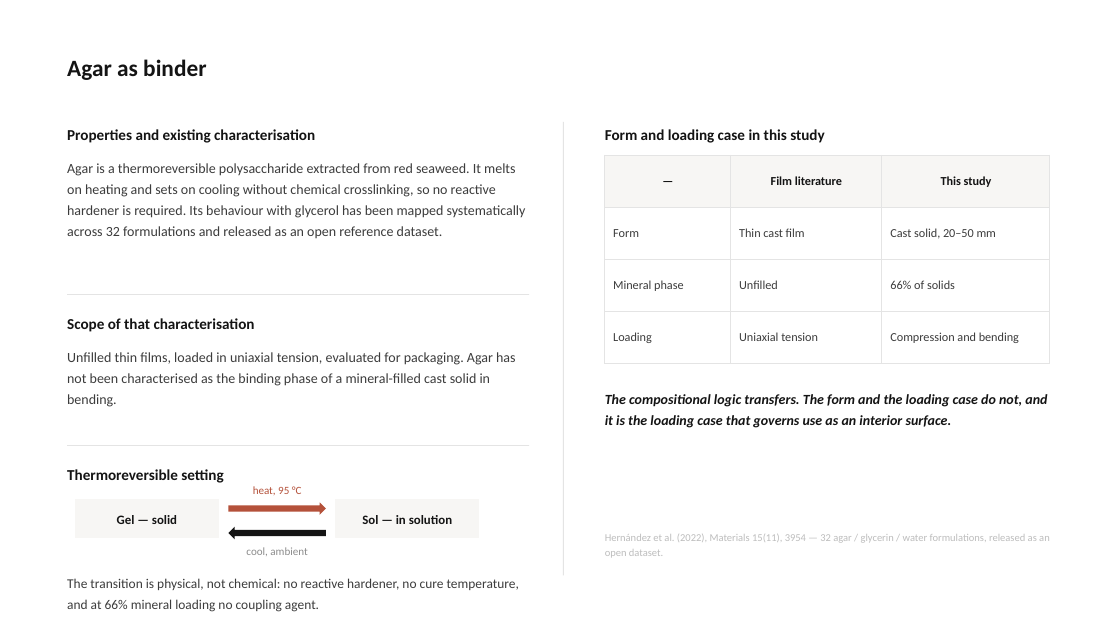
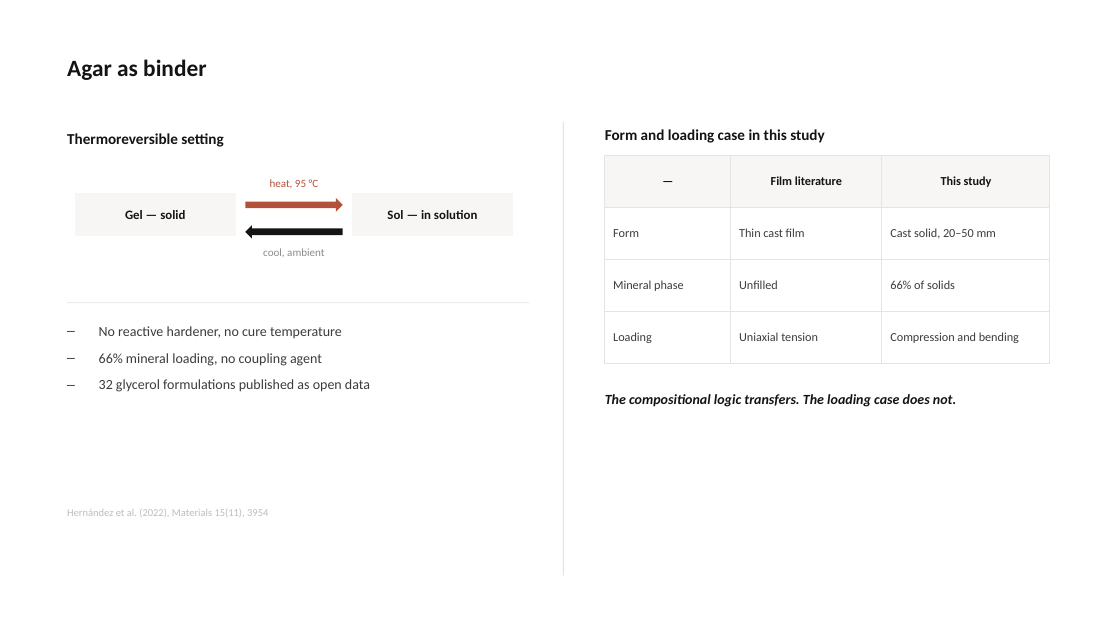
Before and after one commit to bunal91/sanat-ve-mekan, a slide deck: slide 4 of konferans-bildirisi/06-sunum/ICSMMEP26_Presentation_Unal.pptx. Drawn at 1120x630 pixels with LibreOffice and Linux fonts; fonts in the diff are those of the drawing. Boxes give left, top, right and bottom in pixels: in the first picture for what was removed or moved away, otherwise in the second. Text is boxed around its words. In the diff, an @@ line names an element or a change of style, - is before the commit and + after.

```diff
--- a/konferans-bildirisi/06-sunum/ICSMMEP26_Presentation_Unal.pptx
+++ b/konferans-bildirisi/06-sunum/ICSMMEP26_Presentation_Unal.pptx
@@ text "Thermoreversible setting" moved from (x1=67, y1=469, x2=223, y2=483) to (x1=67, y1=133, x2=223, y2=147) @@
@@ text removed at (x1=67, y1=129, x2=315, y2=143) @@
-Properties and existing characterisation
@@ text removed at (x1=67, y1=163, x2=526, y2=238) @@
-Agar is a thermoreversible polysaccharide extracted from red seaweed. It melts on heating and sets on cooling without chemical crosslinking, so no reactive hardener is required. Its behaviour with glycerol has been mapped systematically across 32 formulations and released as an open reference dataset.
@@ text "heat, 95 °C" moved from (x1=253, y1=486, x2=302, y2=495) to (x1=270, y1=179, x2=319, y2=188) @@
@@ rectangle resized from (x1=336, y1=500, x2=479, y2=538) to (x1=76, y1=193, x2=235, y2=235) @@
@@ text "Gel — solid" moved from (x1=117, y1=515, x2=177, y2=524) to (x1=125, y1=210, x2=185, y2=219) @@
@@ right arrow moved from (x1=229, y1=502, x2=326, y2=515) to (x1=245, y1=198, x2=343, y2=212) @@
@@ rectangle resized from (x1=76, y1=500, x2=218, y2=538) to (x1=353, y1=193, x2=513, y2=235) @@
@@ text "Sol — in solution" moved from (x1=362, y1=515, x2=452, y2=524) to (x1=387, y1=210, x2=477, y2=219) @@
@@ left arrow moved from (x1=229, y1=527, x2=326, y2=539) to (x1=245, y1=225, x2=343, y2=239) @@
@@ text "cool, ambient" moved from (x1=246, y1=547, x2=307, y2=556) to (x1=263, y1=248, x2=324, y2=257) @@
@@ rectangle moved from (x1=67, y1=294, x2=529, y2=295) to (x1=67, y1=302, x2=529, y2=303) @@
@@ text removed at (x1=67, y1=318, x2=255, y2=332) @@
-Scope of that characterisation
@@ text at (x1=99, y1=326, x2=370, y2=392): text changed; size 11.5 to 12 pt @@
-The transition is physical, not chemical: no reactive hardener, no cure temperature, and at 66% mineral loading no coupling agent.
+– No reactive hardener, no cure temperature
+– 66% mineral loading, no coupling agent
+– 32 glycerol formulations published as open data
@@ text removed at (x1=67, y1=352, x2=516, y2=407) @@
-Unfilled thin films, loaded in uniaxial tension, evaluated for packaging. Agar has not been characterised as the binding phase of a mineral-filled cast solid in bending.
@@ text at (x1=605, y1=394, x2=956, y2=407): text changed @@
-The compositional logic transfers. The form and the loading case do not, and it is the loading case that governs use as an interior surface.
+The compositional logic transfers. The loading case does not.
@@ rectangle removed at (x1=67, y1=445, x2=529, y2=446) @@
@@ text at (x1=67, y1=509, x2=268, y2=517): text changed @@
-Hernández et al. (2022), Materials 15(11), 3954 — 32 agar / glycerin / water formulations, released as an open dataset.
+Hernández et al. (2022), Materials 15(11), 3954
```
Also in this commit, not shown: 22 other slides changed, 1 slide removed, 6 other files.
